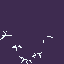
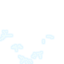
The second w=64, h=64 image is a revision of the first. Changes to its layers:
hid "Background" over box(0, 0, 64, 64)
